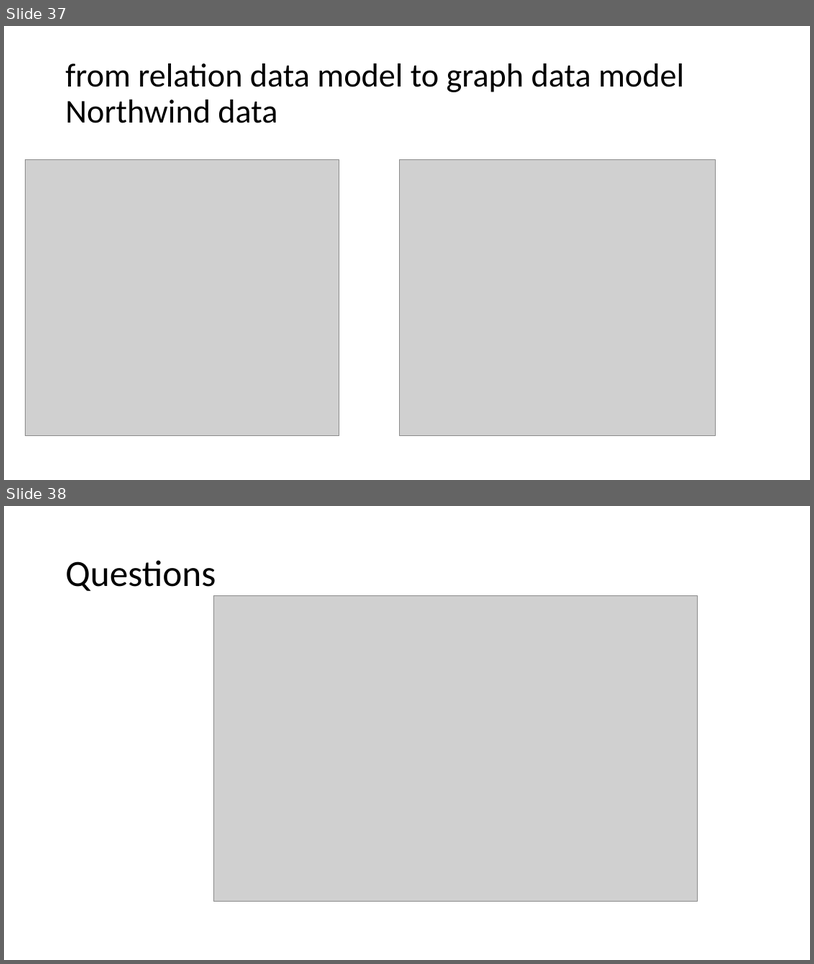
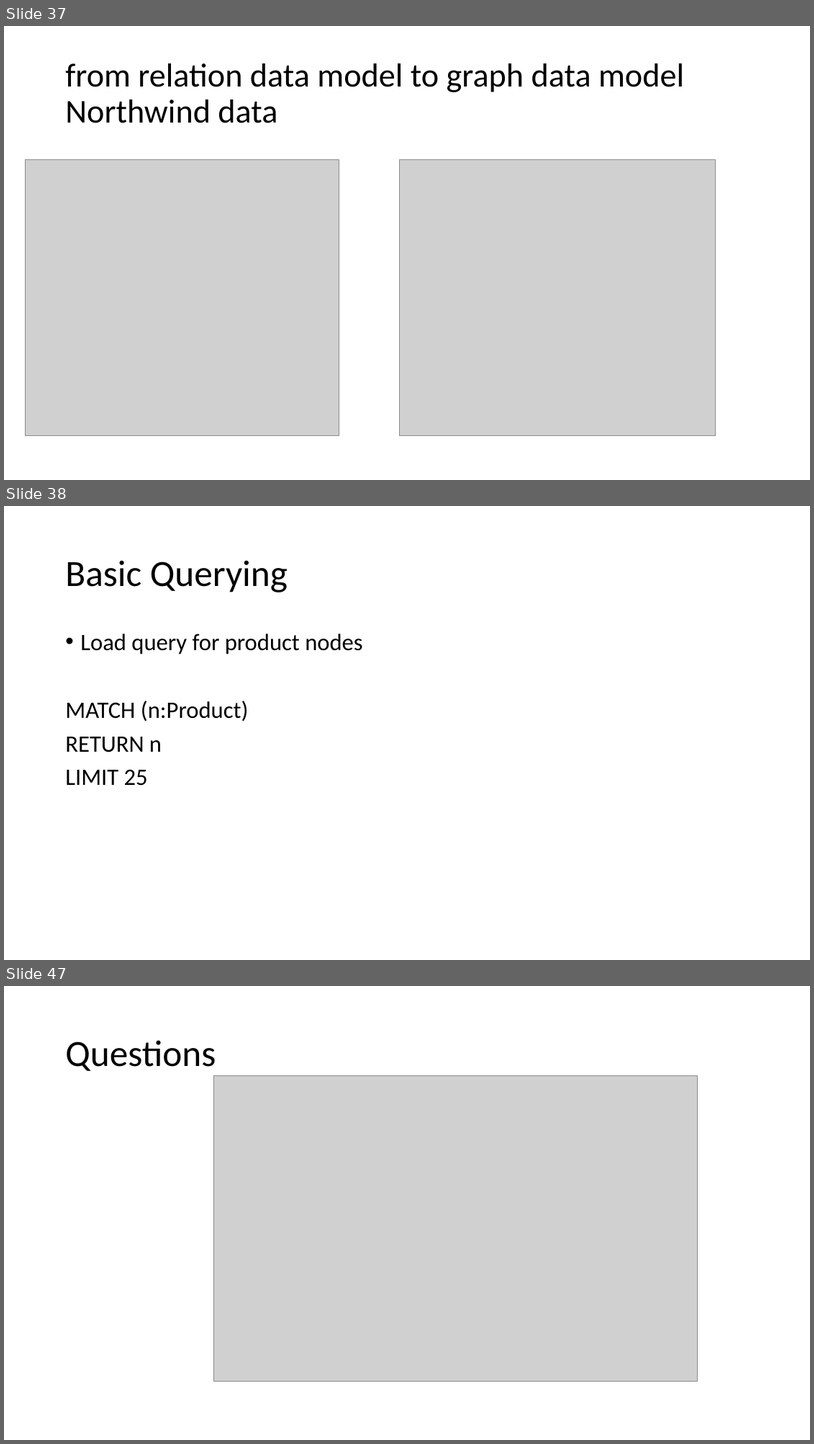
Before and after one commit to motazsaad/Exploratory-Analysis-of-Big-Data, a slide deck: PPT slides/02 EDABDC - Data Models - part 2.pptx. Shown one above the other, each under a label of ours: slides 37 and 38 before the commit, slides 37, 38 and 47 after it; the slides between them are not shown. The pictures are 814x964 and 814x1444 pixels, drawn with LibreOffice and Linux fonts; fonts in the diff are those of the drawing; grey boxes stand for pictures. Boxes give left, top, right and bottom in pixels: in the first picture for what was removed or moved away, otherwise in the second. Text is boxed around its words. In the diff, an @@ line names an element or a change of style, - is before the commit and + after.

```diff
--- a/PPT slides/02 EDABDC - Data Models - part 2.pptx
+++ b/PPT slides/02 EDABDC - Data Models - part 2.pptx
@@ slide 38 added at box(4, 506, 810, 960), background #FFFFFF @@
@@ title added at box(65, 560, 288, 592), 44 pt, text #000000 @@
+Basic Querying
@@ text added at box(65, 633, 363, 785), 28 pt, text #000000 @@
+• Load query for product nodes
+MATCH (n:Product)
+RETURN n
+LIMIT 25
@@ what was slide 38 is now slide 47 @@
```
Also in this commit, not shown: 8 other slides added.
